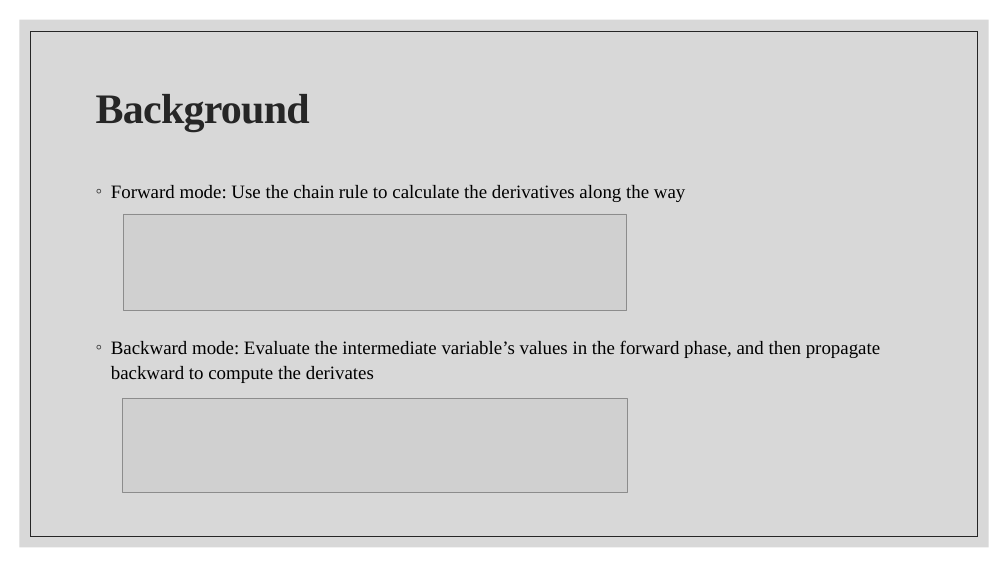
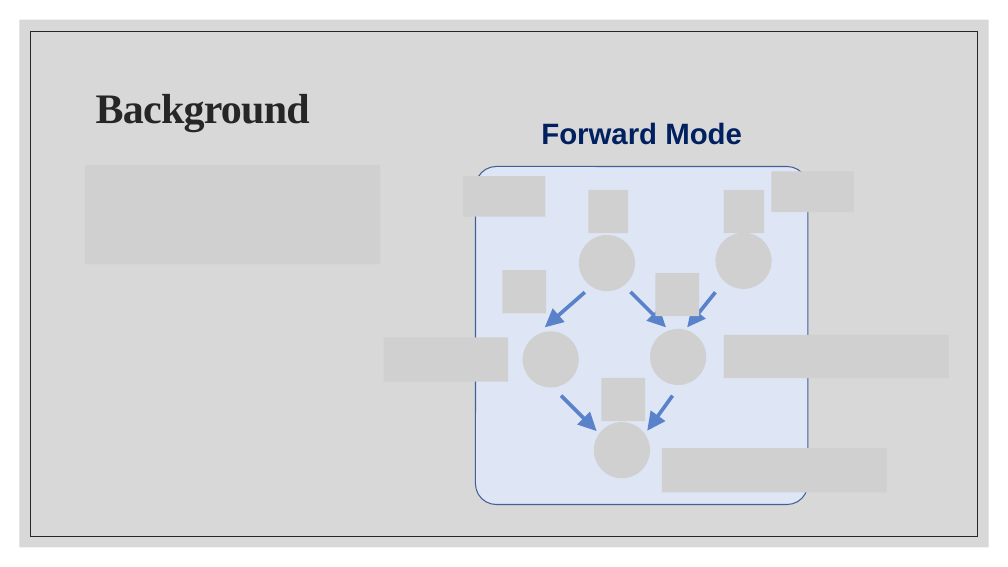
Before and after one commit to the-differentiators/cs207-FinalProject, a slide deck: slide 3 of docs/cs207-presentation.pptx. Drawn at 1008x567 pixels with LibreOffice and Linux fonts; fonts in the diff are those of the drawing; grey boxes stand for pictures. Boxes give left, top, right and bottom in pixels: in the first picture for what was removed or moved away, otherwise in the second. Text is boxed around its words. In the diff, an @@ line names an element or a change of style, - is before the commit and + after.

```diff
--- a/docs/cs207-presentation.pptx
+++ b/docs/cs207-presentation.pptx
@@ text added at (541,122,742,145), 28 pt, text #002060, bold @@
+Forward Mode
@@ picture added at (85,165,380,264) @@
@@ picture added at (463,176,545,217) @@
@@ picture added at (771,172,854,212) @@
@@ text removed at (111,185,880,383) @@
-◦ Forward mode: Use the chain rule to calculate the derivatives along the way
-◦ Backward mode: Evaluate the intermediate variable’s values in the forward phase, and then propagate backward to compute the derivates
@@ picture removed at (123,214,626,311) @@
@@ picture added at (384,337,509,382) @@
@@ picture added at (724,335,949,378) @@
@@ group added at (476,166,808,504): 10 pictures, 5 arrows, 1 rounded rectangle @@
@@ picture removed at (123,399,628,492) @@
@@ picture added at (662,448,887,493) @@
```
Also in this commit, not shown: 5 other slides changed, 3 slides added, 3 slides removed, 1 other file.
